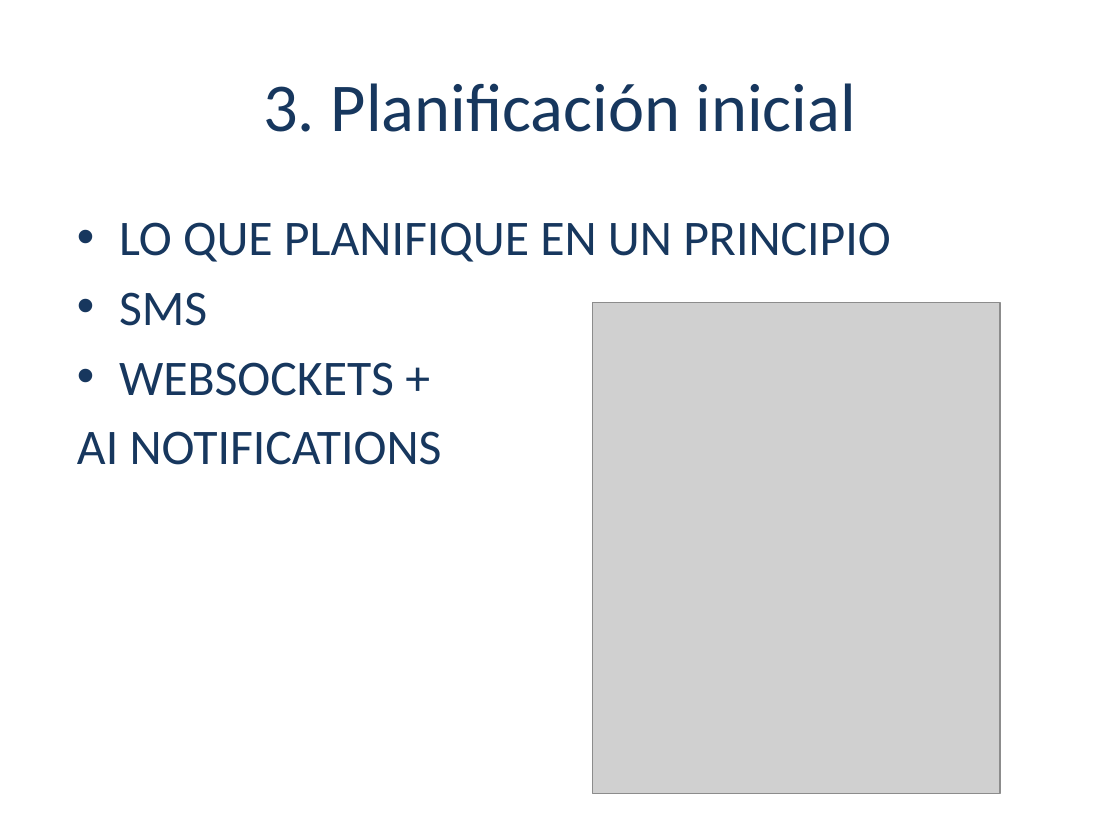
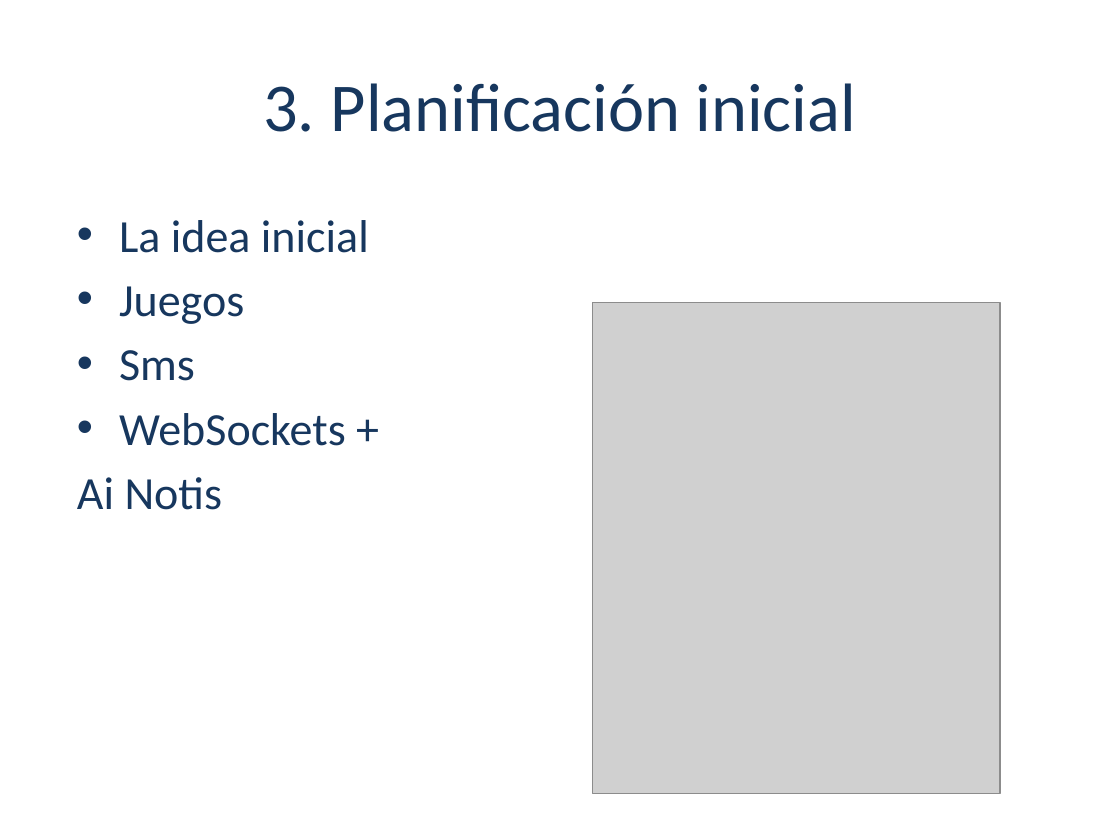
Before and after one commit to Nachetto/2damnotebook, a slide deck: slide 4 of TFG/Finale/GamingHub_TFG_Presentacion.pptx. Drawn at 1120x840 pixels with LibreOffice and Linux fonts; fonts in the diff are those of the drawing; grey boxes stand for pictures; background and template pictures are left out. Boxes give left, top, right and bottom in pixels: in the first picture for what was removed or moved away, otherwise in the second. Text is boxed around its words. In the diff, an @@ line names an element or a change of style, - is before the commit and + after.

```diff
--- a/TFG/Finale/GamingHub_TFG_Presentacion.pptx
+++ b/TFG/Finale/GamingHub_TFG_Presentacion.pptx
@@ text at box(77, 220, 369, 510): text changed; size 32 to 29.6 pt @@
-• LO QUE PLANIFIQUE EN UN PRINCIPIO
-• SMS
-• WEBSOCKETS +
-AI NOTIFICATIONS
+• La idea inicial
+• Juegos
+• Sms
+• WebSockets +
+Ai Notis
```
Also in this commit, not shown: 2 other slides changed, 2 slides added.
